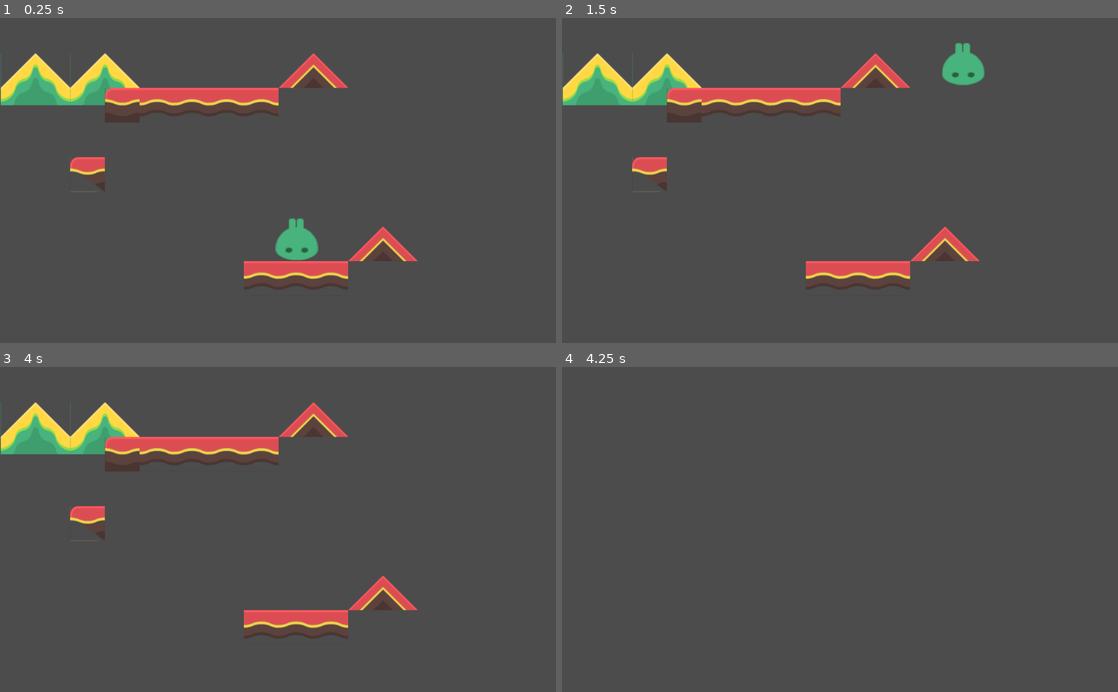
Above: before the commit, frames 1-4 (two rows, left to right).
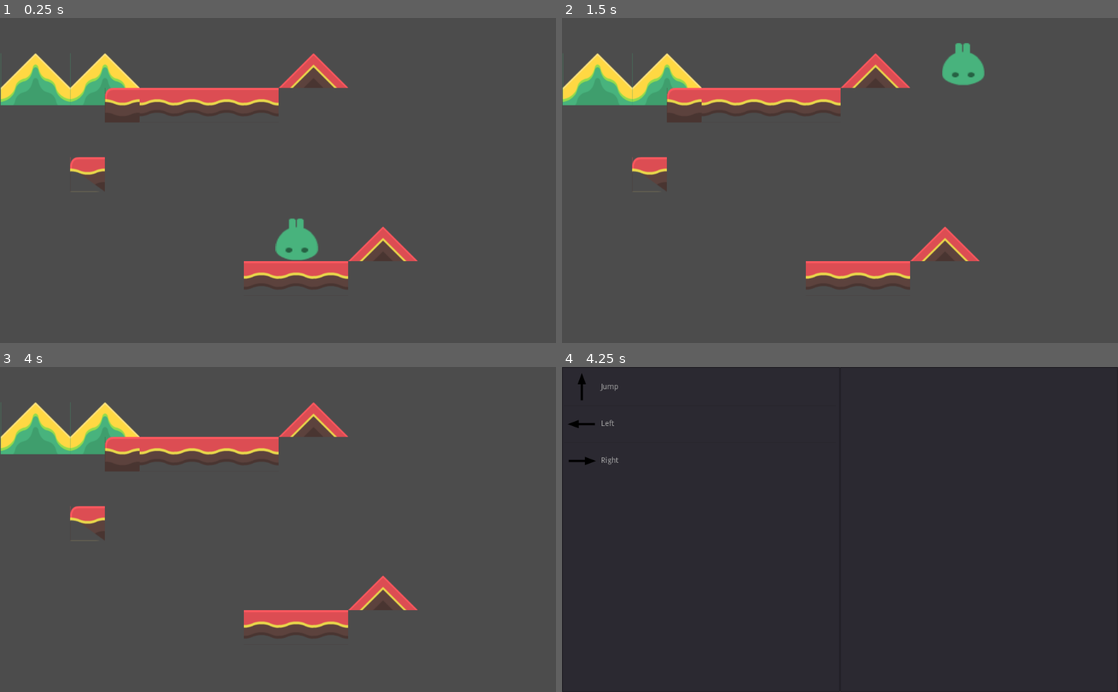
Above: after the commit, the same moments.

Repository: onsetsu/GameJam6
Game: Godot game, scene res://Scenes/MainLevel.tscn
Same seed, same stepped clock (60 frames per second), same inputs: the game is played once before the commit and once after it. The engine's default icon, where the game draws it, is replaced by a stand-in: a white triangle on a blue panel in a dark square.
Inputs:
- Up to frame 1 (0.25 s): no input
- Up to frame 2 (1.5 s): tap Enter at 0.5 s; hold G 0.53-1.28 s; hold Right (ui_right) from 0.53 s (still down); tap Space (ui_select) at 0.77 s; tap G at 1.35 s
- Up to frame 3 (4 s): tap Space (ui_select) at 1.52, 2, 3.02, 3.5, 3.77 s; release Right (ui_right) at 2.03 s; hold Left (ui_left) 2.03-2.78 s; hold G 2.03-2.78 s; tap Enter at 2.75 s; hold Right (ui_right) from 2.78 s (still down); tap G at 2.85 s; hold G from 3.53 s (still down)
- Up to frame 4 (4.25 s): keep holding Right (ui_right); keep holding G; tap Escape (ui_cancel) at 4.15 s

Frames 1-3 are identical in both runs. In frame 4, 100% of the frame differs, in the area x 0-100%, y 0-100%.
Error before the commit: Attempt to call function 'instance' in base 'null instance' on a null instance. (res://Scripts/ExecutePhase.gd:19)

Commit message:
use icons and displayname

Diff:
--- a/GameOneButton/Scenes/PlanningPhase.tscn
+++ b/GameOneButton/Scenes/PlanningPhase.tscn
@@ -1,8 +1,8 @@
 [gd_scene load_steps=4 format=2]
 
 [ext_resource path="res://Scripts/PlanningPhase.gd" type="Script" id=1]
-[ext_resource path="res://Scenes/PossibleActions.gd" type="Script" id=2]
-[ext_resource path="res://icon.png" type="Texture" id=3]
+[ext_resource path="res://Scripts/PossibleActions.gd" type="Script" id=2]
+[ext_resource path="res://Scripts/QueuedActions.gd" type="Script" id=3]
 
 [node name="Control" type="Control"]
 anchor_right = 1.0
@@ -14,10 +14,9 @@
 margin_bottom = 600.0
 script = ExtResource( 2 )
 
-[node name="Action" type="Button" parent="PossibleActions"]
-margin_right = 512.0
-icon = ExtResource( 3 )
-
-[node name="Action2" type="Button" parent="PossibleActions"]
-margin_right = 512.0
-icon = ExtResource( 3 )
+[node name="QueuedActions" type="ItemList" parent="."]
+margin_left = 512.0
+margin_right = 1024.0
+margin_bottom = 600.0
+script = ExtResource( 3 )
+[connection signal="item_activated" from="PossibleActions" to="PossibleActions" method="queue_action"]
--- a/GameOneButton/Scripts/PossibleActions.gd
+++ b/GameOneButton/Scripts/PossibleActions.gd
@@ -13,7 +13,7 @@
 # Called when the node enters the scene tree for the first time.
 func _ready():
 	for action in actions:
-		self.add_item(action.id, null, true)
+		self.add_item(action.display_name, action.image, true)
 
 
 # Called every frame. 'delta' is the elapsed time since the previous frame.
--- a/GameOneButton/Scripts/QueuedActions.gd
+++ b/GameOneButton/Scripts/QueuedActions.gd
@@ -12,7 +12,7 @@
 
 func queue(action):
 	queuedActions.push_back(action);
-	self.add_item(action.id, null, true);
+	self.add_item(action.display_name, action.image, true)
 
 func get_actions():
 	return queuedActions
